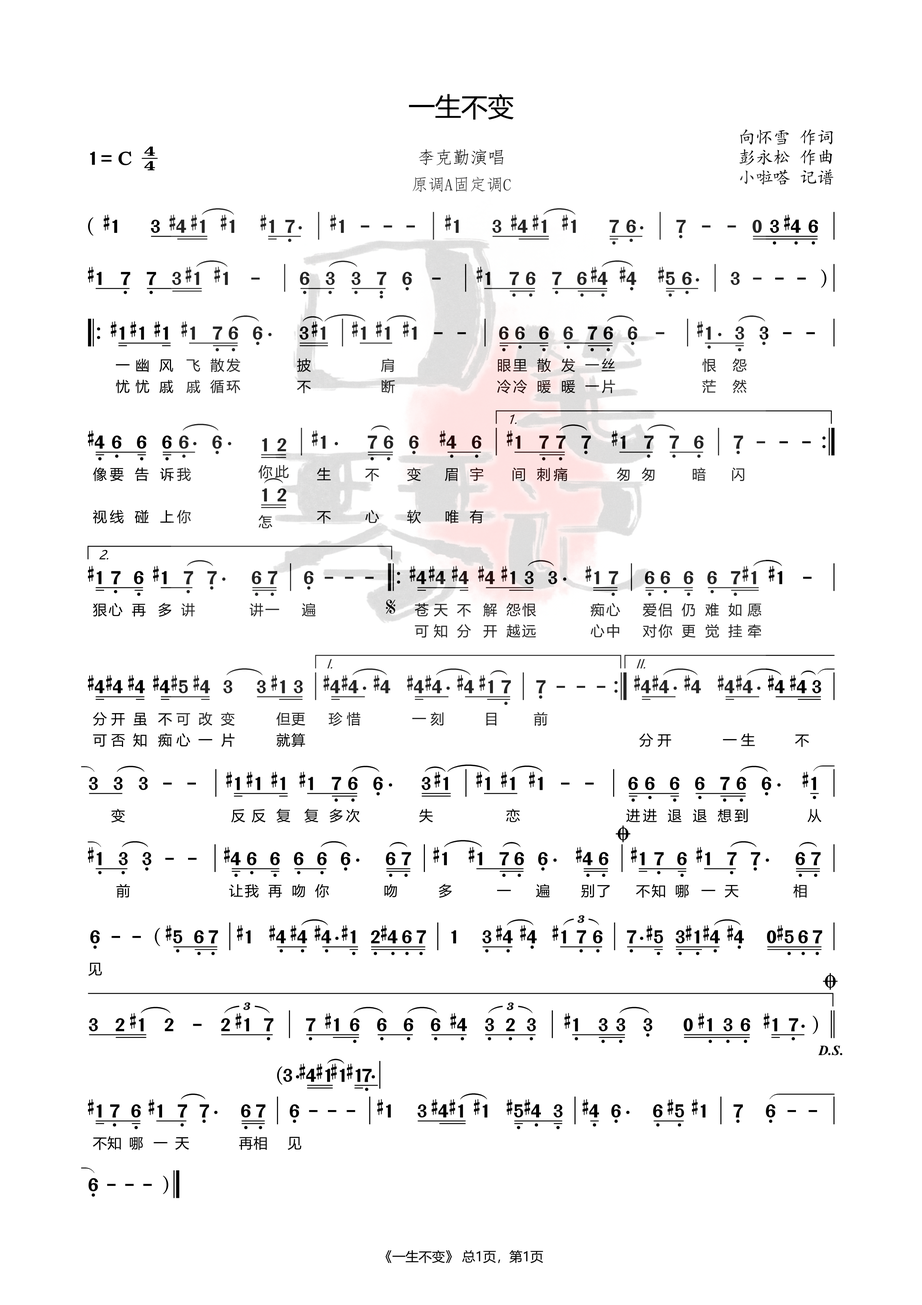
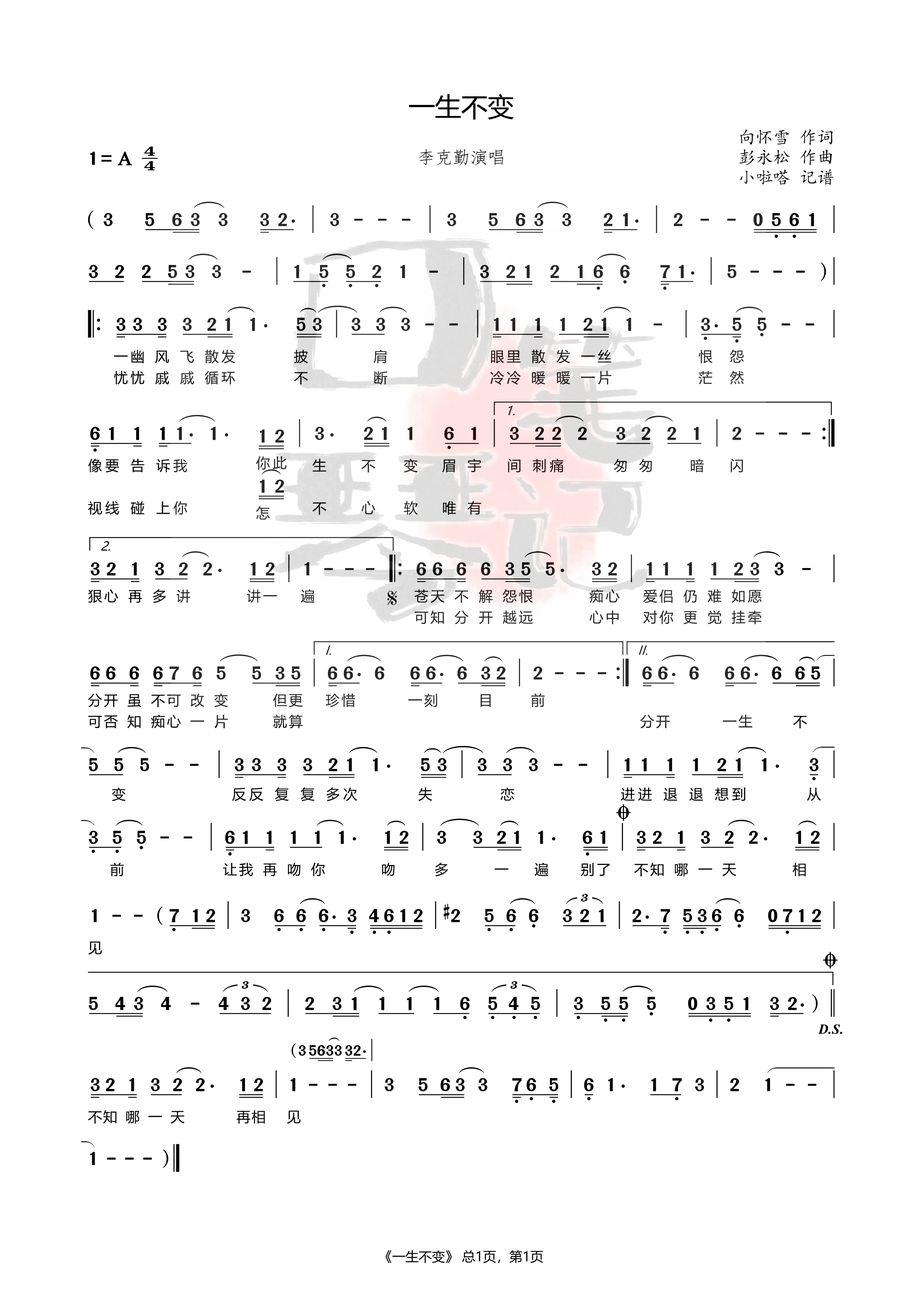
Layer changes from the first w=922, h=1305 image to the second:
painted on "Layer 4" over [81, 151, 843, 1198]
painted on "Layer 3" over [81, 151, 843, 1198]
